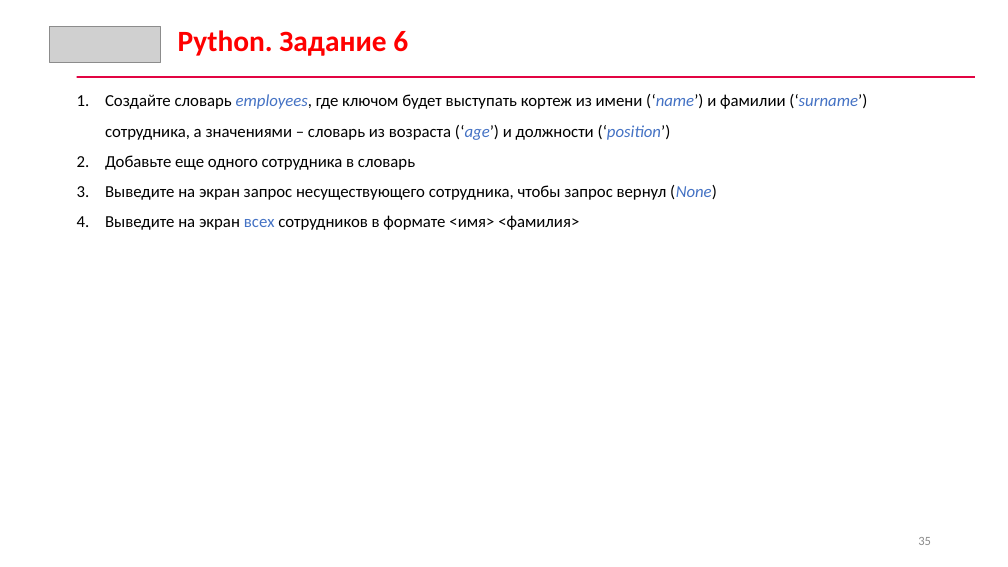
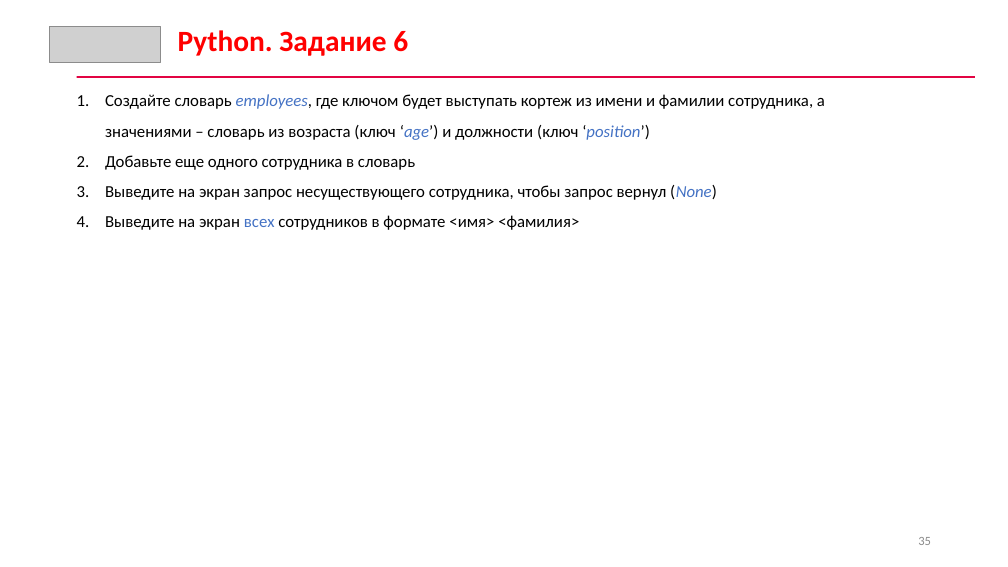
Before and after one commit to CyberLympha/data-analyze-for-cybersecurity, a slide deck: slide 35 of Практика/1/01_Основы Python.pptx. Drawn at 1008x567 pixels with LibreOffice and Linux fonts; fonts in the diff are those of the drawing; grey boxes stand for pictures. Boxes give left, top, right and bottom in pixels: in the first picture for what was removed or moved away, otherwise in the second. Text is boxed around its words. In the diff, an @@ line names an element or a change of style, - is before the commit and + after.

```diff
--- a/Практика/1/01_Основы Python.pptx
+++ b/Практика/1/01_Основы Python.pptx
@@ text at <box>105,94,825,140</box>: text changed @@
-1. Создайте словарь employees, где ключом будет выступать кортеж из имени (‘name’) и фамилии (‘surname’) сотрудника, а значениями – словарь из возраста (‘age’) и должности (‘position’)
+1. Создайте словарь employees, где ключом будет выступать кортеж из имени и фамилии сотрудника, а значениями – словарь из возраста (ключ ‘age’) и должности (ключ ‘position’)
```
Also in this commit, not shown: 2 other slides changed, 18 other files.
